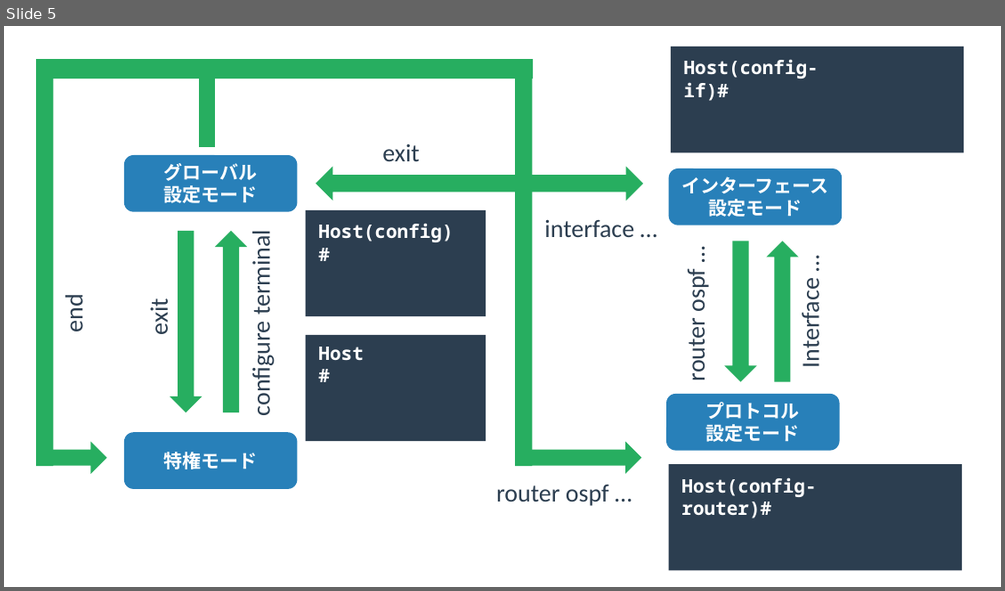
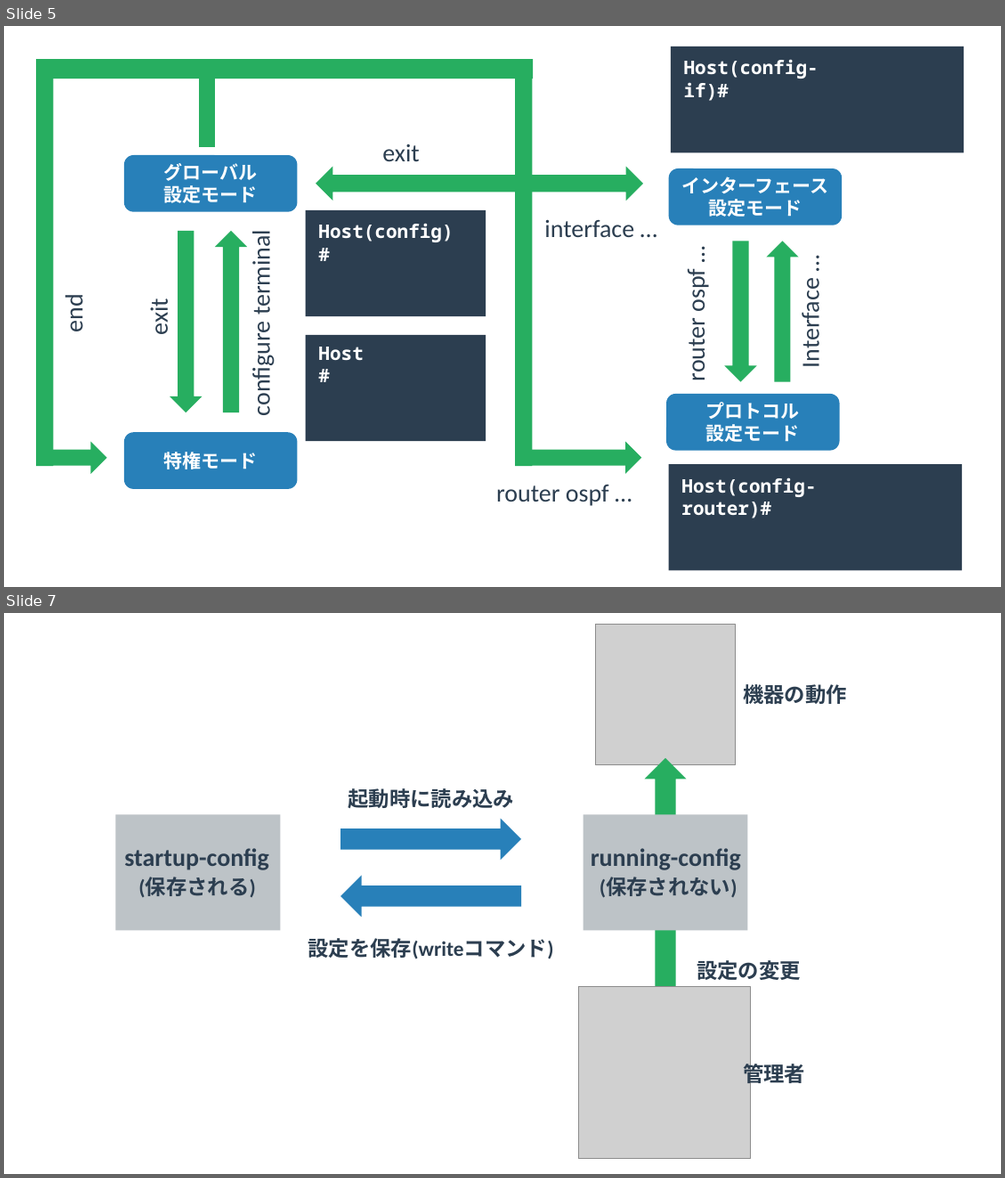
Before and after one commit to yuichi110/www.yuichi.com-network, a slide deck: slides/0020.pptx. Shown one above the other, each under a label of ours: slide 5 before the commit, slides 5 and 7 after it; the slides between them are not shown. The pictures are 1005x591 and 1005x1178 pixels, drawn with LibreOffice and Linux fonts; fonts in the diff are those of the drawing; grey boxes stand for pictures. Boxes give left, top, right and bottom in pixels: in the first picture for what was removed or moved away, otherwise in the second. Text is boxed around its words. In the diff, an @@ line names an element or a change of style, - is before the commit and + after.

```diff
--- a/slides/0020.pptx
+++ b/slides/0020.pptx
@@ slide 7 added at (4,613,1001,1174), background #FFFFFF @@
@@ picture added at (596,625,736,765) @@
@@ text added at (743,684,847,704), 20 pt, text #2C3E50, bold @@
+機器の動作
@@ right arrow added at (645,758,687,987), fill #27AE60 @@
@@ text added at (348,788,514,808), 20 pt, text #2C3E50, bold @@
+起動時に読み込み
@@ rectangle added at (115,814,280,930), fill #BDC3C7 @@
@@ right arrow added at (340,818,521,860), fill #2880B9 @@
@@ rectangle added at (582,814,747,930), fill #BDC3C7 @@
@@ text added at (124,848,269,870), 24 pt, text #2C3E50, bold @@
+startup-config
@@ text added at (591,848,741,870), 24 pt, text #2C3E50, bold @@
+running-config
@@ text added at (138,876,255,897), 20 pt, text #2C3E50, bold @@
+(保存される)
@@ right arrow added at (340,876,521,917), fill #2880B9 @@
@@ text added at (599,876,737,898), 20 pt, text #2C3E50, bold @@
+(保存されない)
@@ text added at (308,938,554,959), 20 pt, text #2C3E50, bold @@
+設定を保存(writeコマンド)
@@ text added at (696,960,801,980), 20 pt, text #2C3E50, bold @@
+設定の変更
@@ picture added at (578,987,751,1159) @@
@@ text added at (743,1061,805,1087), 20 pt, text #2C3E50, bold @@
+管理者
```
Also in this commit, not shown: 1 slide changed, 1 other file.
